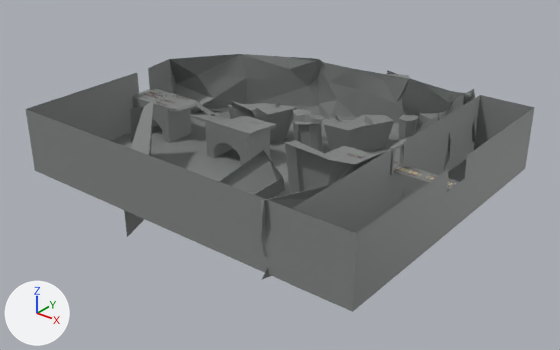
A saved change to the FBX model Assets/AssetsPrefab/salle_vent.fbx.
The view is the same before and after, from a 50 mm camera at (132.0, -216.0, 256.0) aimed at (-259.0, 272.0, -47.0). The axes (+X, +Y, +Z) are drawn at lower left. The lights are the same throughout. Where no turn or scale is listed for an object, it has been applied to the vertices.
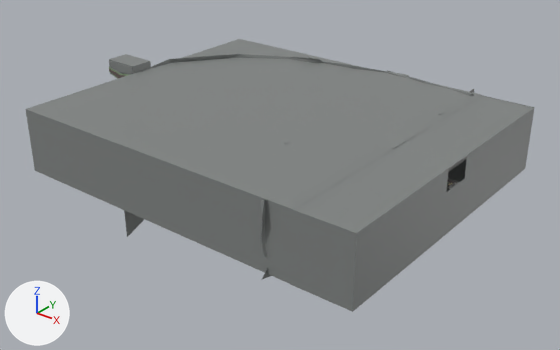
The newer file is also turned or shifted as a whole; pictures and numbers use the older file's frame.

Where the change shows, as pixel boxes [x1, y1, x2, y2] in the pictures (560 x 350 px; the box of a moved part takes in the faces that stretch with it):
'Cube.018', added: after [27, 39, 481, 209]
'Cube.019', added: after [293, 96, 533, 233]
'Cube.012', reshaped: before [317, 62, 409, 135]; after [322, 61, 409, 78]
'Plane.035', added: after [109, 54, 151, 79]
    faces in mat_pierre (grey #818583): [109, 54, 151, 79]
'decor_bridge.002', deleted: before [395, 166, 455, 187]
part 1 of me_cube_082, moved or reshaped: before [320, 62, 409, 103]; after [322, 61, 409, 78]
'Cube.013', unchanged, covered by the edit: before [148, 54, 323, 115]; after [148, 54, 323, 69]
'Cylinder.002', unchanged, covered by the edit: before [189, 114, 276, 166]
'Plane.028', unchanged, covered by the edit: before [285, 140, 363, 194]; after [285, 141, 292, 145]
'Plane.027', unchanged, covered by the edit: before [323, 115, 394, 152]

Diff of the bpy script that builds the scene:
```diff
--- a/Assets/AssetsPrefab/salle_vent.fbx.py
+++ b/Assets/AssetsPrefab/salle_vent.fbx.py
@@ me_cube_082 @@
 me_cube_082.from_pydata(...)  # 27 vertices, 36 faces; spans x -48.6..57.9, y -23.8..4.3, z -33.6..33.4
 # used by ob_cube_012; location = (-261.9, 406.4, -12.5)
 # before: 4 (-4.1, -11.0, 32.1) at pixel (353, 68), 13 (25.1, -1.7, 23.7) at pixel (383, 80), 26 (24.8, -2.2, 30.4) at pixel (383, 73)
+# me_cube_082 part 1
+for i in [4, 13, 26]: me_cube_082.vertices[i].co += Vector((0.0, 0.0, 3.0))
 me_cube_082.materials.append(mat_pierre)
@@ me_cube_075 @@
+me_cube_075.from_pydata([(-25.0, 138.0, 25.0), (-25.0, -134.0, 25.0), (25.0, 138.0, 25.0), (25.0, -134.0, 25.0), (-25.0, 5.0, 25.0), (-25.0, -9.0, 25.0), (25.0, -16.0, 25.0), (25.0, 13.0, 25.0)], [], [(7, 4, 0, 2), (5, 6, 3, 1), (7, 6, 5, 4)])
+me_cube_075.materials.append(mat_pierre)  # grey #818583
@@ me_plane_075 @@
+me_plane_075.from_pydata(...)  # 252 vertices, 169 faces; spans x -18.5..17.5, y -12.6..12.6, z -10.9..18.3
+# faces by material slot: [139, 4, 26]
+me_plane_075.materials.append(mat_pierre)  # grey #818583
+me_plane_075.materials.append(mat_pierre_rouge)  # dark grey #695959
+me_plane_075.materials.append(mat_pierre_vert)  # green #819b77
@@ me_cube_074 @@
+me_cube_074.from_pydata([(-262.0, -134.0, 26.0), (25.0, -134.0, 26.0), (-262.0, 139.0, 26.0), (25.0, 140.0, 26.0)], [], [(1, 0, 2, 3)])
+me_cube_074.materials.append(mat_pierre)  # grey #818583
@@ ob_decor_bridge_002 @@
-ob_decor_bridge_002 = bpy.data.objects.new('decor_bridge.002', me_plane_079)
-ob_decor_bridge_002.location = (-113.3, 263.0, 0.0)
@@ ob_cube_019 @@
+ob_cube_019 = bpy.data.objects.new('Cube.019', me_cube_075)
+ob_cube_019.location = (-111.6, 265.2, -6.1)
@@ ob_plane_035 @@
+ob_plane_035 = bpy.data.objects.new('Plane.035', me_plane_075)
+ob_plane_035.location = (-438.9, 263.2, 8.2)
@@ ob_cube_018 @@
+ob_cube_018 = bpy.data.objects.new('Cube.018', me_cube_074)
+ob_cube_018.location = (-159.9, 265.2, -6.1)
```
